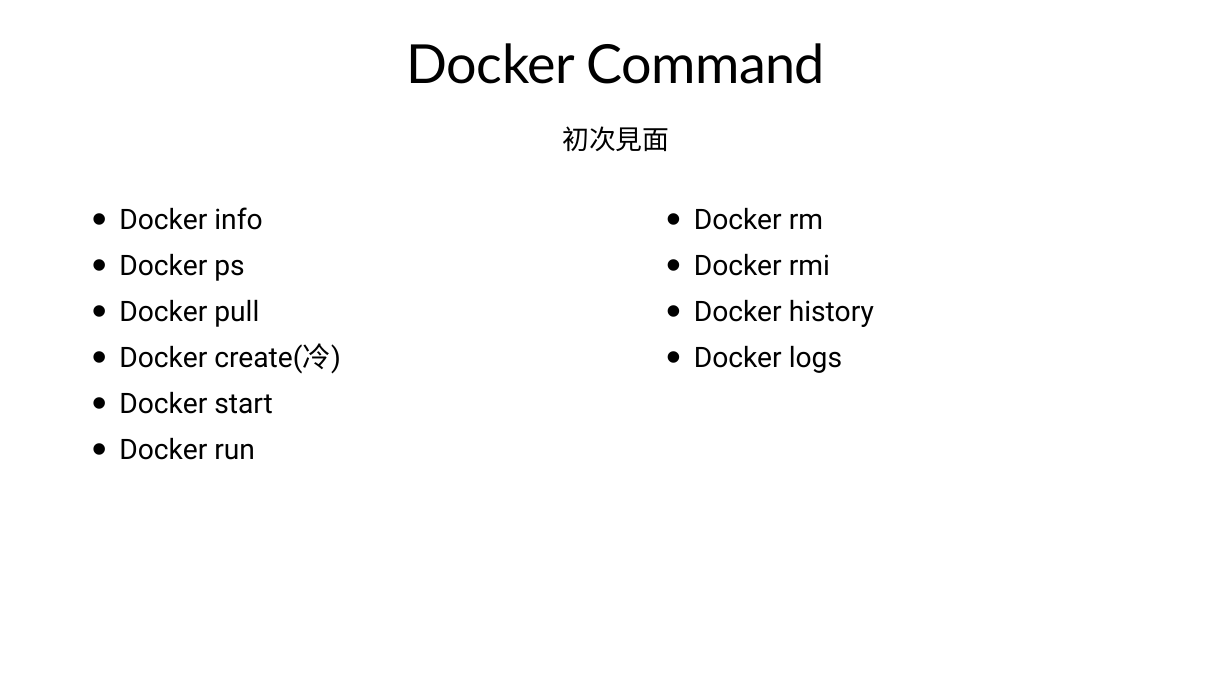
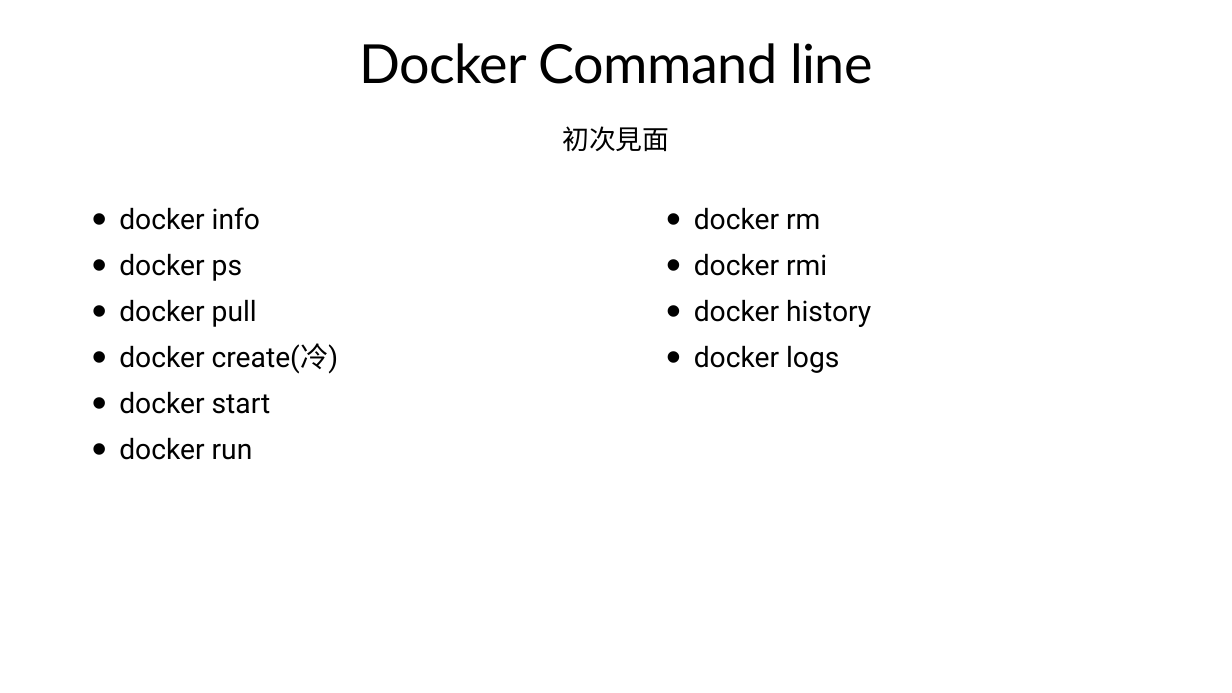
Before and after one commit to cathaylife-devops/docker-tutorial, a slide deck: slide 17 of docker-baby/docker-baby.pptx. Drawn at 1232x693 pixels with LibreOffice and Linux fonts; fonts in the diff are those of the drawing. Boxes give left, top, right and bottom in pixels: in the first picture for what was removed or moved away, otherwise in the second. Text is boxed around its words. In the diff, an @@ line names an element or a change of style, - is before the commit and + after.

```diff
--- a/docker-baby/docker-baby.pptx
+++ b/docker-baby/docker-baby.pptx
@@ title at (359, 43, 873, 84): text changed @@
-Docker Command
+Docker Command line
@@ text at (119, 207, 339, 460): text changed @@
-  • Docker info
-  • Docker ps
-  • Docker pull
-  • Docker create(冷)
-  • Docker start
-  • Docker run
+  • docker info
+  • docker ps
+  • docker pull
+  • docker create(冷)
+  • docker start
+  • docker run
@@ text at (694, 207, 871, 373): text changed @@
-  • Docker rm
-  • Docker rmi
-  • Docker history
-  • Docker logs
+  • docker rm
+  • docker rmi
+  • docker history
+  • docker logs
```
Also in this commit, not shown: 10 other slides changed, 1 slide added, 3 other files.
